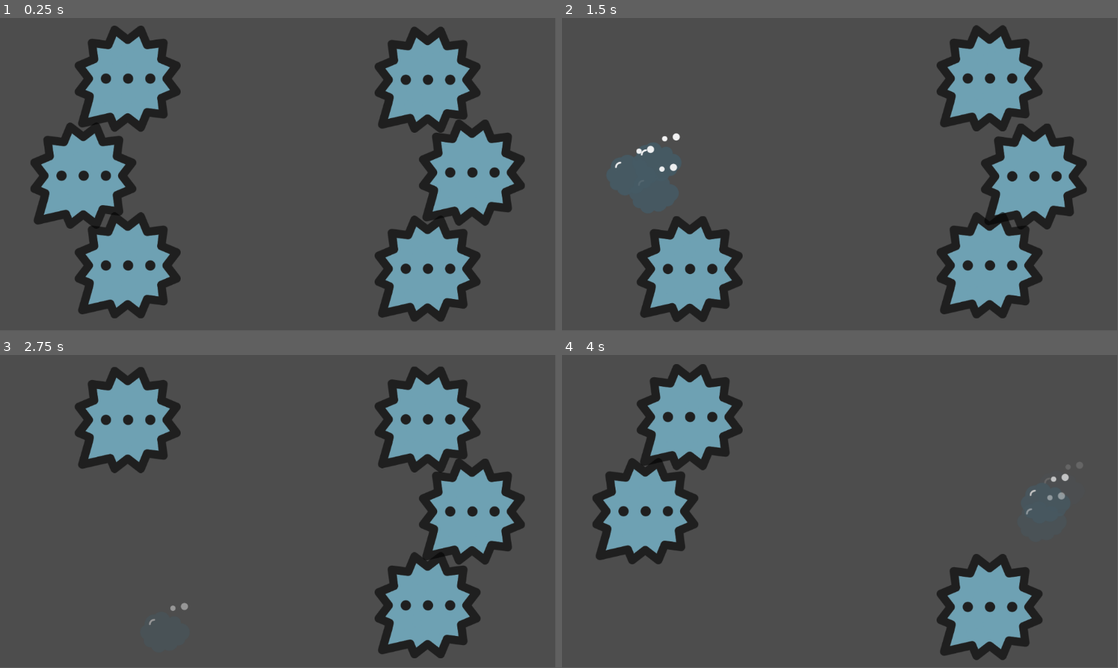
Above: before the commit, frames 1-4 (two rows, left to right).
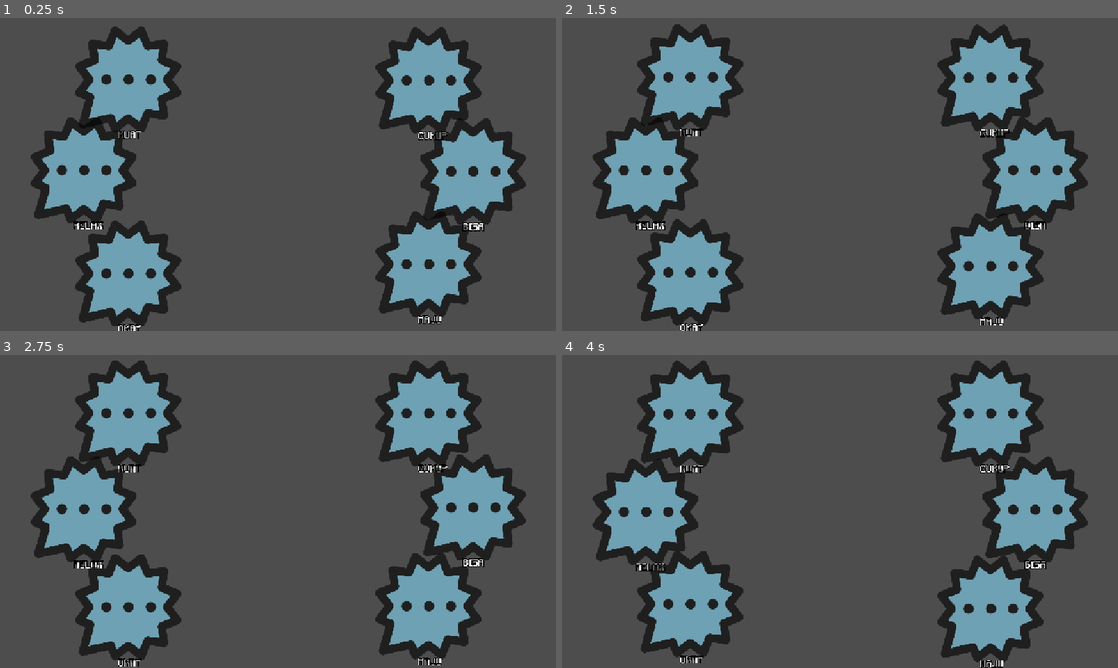
Above: after the commit, the same moments.

Repository: DickyDickuy/Bubble-Pop-minigame
Game: Godot game, scene res://main.tscn
Same seed, same stepped clock (60 frames per second), same inputs: the game is played once before the commit and once after it.
Inputs (mouse positions are in pixels of both pictures, inside the frame that each line leads up to):
- Up to frame 1 (0.25 s): no input
- Up to frame 2 (1.5 s): tap Enter at 0.5 s; move the mouse to (689, 77) at 0.52 s; click (689, 77) at 0.67 s; move the mouse to (645, 177) at 1.27 s; click (645, 177) at 1.42 s
- Up to frame 3 (2.75 s): move the mouse to (127, 608) at 2.02 s; click (127, 608) at 2.17 s
- Up to frame 4 (4 s): move the mouse to (990, 420) at 2.77 s; click (990, 420) at 2.92 s; move the mouse to (1034, 508) at 3.52 s; click (1034, 508) at 3.67 s
In our replay, the window is 799x449 before the commit and 800x450 after it. These sizes can differ from the game's own. Grey fills any space a smaller window leaves; there, only what the larger window draws over its background counts as a difference.

The runs differ from the first frame. In frame 1, 7.3% of the frame differs, in the area x 5-95%, y 2-100%; in frame 2, 14%; in frame 3, 15%; in frame 4, 16%, in the area x 5-95%, y 1-100%.

Commit message:
Percantik UI/UX dan tambah font

Diff:
--- a/bubble.gd
+++ b/bubble.gd
@@ -1,65 +1,76 @@
 extends Node2D
-@export var pop_sounds: Array[AudioStream]
+
+# (DITAMBAHKAN KEMBALI) Variabel untuk menampung sampel suara Anda.
+@export var typing_sounds: Array[AudioStream]
+
+# Variabel untuk menyimpan kalimat yang berhubungan dengan bubble ini.
+var positive_affirmation: String
 
 var initial_y_position: float
 var time: float = 0.0
-var float_speed: float = 1.5
-var float_amplitude: float = 5.0
+# (DIPERBAIKI) Nilai agar bubble mengambang dengan halus tapi tetap terlihat.
+var float_speed: float = 0.5
+var float_amplitude: float = 10.0
 
 func _ready():
 	initial_y_position = position.y
-	# Start at a random point in the sine wave to desynchronize bubbles
 	time = randf() * 10.0
 
+# (DIKEMBALIKAN) Fungsi agar bubble mengambang.
 func _process(delta):
 	time += delta
 	position.y = initial_y_position + sin(time * float_speed) * float_amplitude
 
+# Fungsi baru untuk mengatur teks pada bubble.
+func setup(positive: String):
+	positive_affirmation = positive
+	$TypingLabel.text = positive_affirmation
 
-func _on_area_2d_mouse_entered() -> void:
-	print("Mouse entered!")
+# (DIPERBAIKI) Fungsi untuk memberikan feedback saat mengetik.
+func play_typing_feedback():
+	if not $Sprite2D.visible:
+		return
+
+	# Mainkan animasi squish.
 	$AnimationPlayer.play("squish")
-
-			# Play the pop sound
-	if not pop_sounds.is_empty():
-		$AudioStreamPlayer2D.stream = pop_sounds.pick_random()
+	# Mainkan suara secara acak dari array.
+	if not typing_sounds.is_empty():
+		$AudioStreamPlayer2D.stream = typing_sounds.pick_random()
 		$AudioStreamPlayer2D.play()
 
-func _on_area_2d_input_event(viewport, event, shape_idx):
-	if event is InputEventMouseButton and event.button_index == MOUSE_BUTTON_LEFT and event.is_pressed():
+# Fungsi untuk meledakkan bubble.
+func pop():
+	# Sembunyikan semua elemen visual.
+	$Sprite2D.hide()
+	$TypingLabel.hide()
 
-		if not $Sprite2D.visible:
-			return
+	# Mainkan efek partikel.
+	var particles_instance = $GPUParticles2D.duplicate()
+	get_parent().add_child(particles_instance)
+	particles_instance.global_position = global_position
+	particles_instance.emitting = true
+	var particle_timer = Timer.new()
+	particle_timer.wait_time = particles_instance.lifetime
+	particle_timer.one_shot = true
+	particle_timer.timeout.connect(particles_instance.queue_free)
+	particles_instance.add_child(particle_timer)
+	particle_timer.start()
 
-		# Sembunyikan bubble dan matikan collision-nya.
-		$Sprite2D.hide()
-		$Area2D/CollisionShape2D.disabled = true
+	# Set timer untuk respawn.
+	var respawn_timer = get_tree().create_timer(2.0)
+	respawn_timer.timeout.connect(_reset_bubble)
 
-		# --- LOGIKA PARTIKEL BARU YANG STABIL ---
-		# Duplikasi node partikel asli, JANGAN pindahkan yang asli.
-		var particles_instance = $GPUParticles2D.duplicate()
+# Fungsi untuk memunculkan kembali bubble.
 
-		# Tambahkan duplikat ke scene utama.
-		get_parent().add_child(particles_instance)
-
-		# Atur posisi dan nyalakan partikelnya.
-		particles_instance.global_position = global_position
-		particles_instance.emitting = true
-
-		# Timer untuk menghapus HANYA duplikat partikelnya setelah selesai.
-		var particle_timer = Timer.new()
-		particle_timer.wait_time = particles_instance.lifetime
-		particle_timer.one_shot = true
-		particle_timer.timeout.connect(particles_instance.queue_free)
-		particles_instance.add_child(particle_timer)
-		particle_timer.start()
-
-		# --- LOGIKA RESPAWN (TETAP SAMA) ---
-		# Set timer untuk memunculkan kembali BUBBLE ini setelah 2 detik.
-		var respawn_timer = get_tree().create_timer(2.0)
-		respawn_timer.timeout.connect(_reset_bubble)
-
+# Fungsi untuk memunculkan kembali bubble.
 func _reset_bubble():
-	# Fungsi ini akan dipanggil untuk memunculkan kembali bubble.
+	# (FIX) Atur skala ke nol SEBELUM menampilkannya agar tidak berkedip.
+	$Sprite2D.scale = Vector2.ZERO
+	# Tampilkan kembali sprite dan label.
 	$Sprite2D.show()
-	$Area2D/CollisionShape2D.disabled = false
+	$TypingLabel.show()
+	# Aktifkan kembali collision.
+	# Kita tidak menggunakan Area2D lagi, jadi baris ini bisa dihapus atau dikomentari.
+	# $Area2D/CollisionShape2D.disabled = false
+	# (BARU) Mainkan animasi respawn.
+	$AnimationPlayer.play("respawn")
--- a/bubble.tscn
+++ b/bubble.tscn
@@ -6,9 +6,7 @@
 [ext_resource type="AudioStream" uid="uid://5ttmjh0160qc" path="res://asset/422811__pinto0lucas__bubble-low.wav" id="3_cd3a8"]
 [ext_resource type="AudioStream" uid="uid://s2lvq0gikmju" path="res://asset/422812__pinto0lucas__bubble-medium.wav" id="4_gr152"]
 [ext_resource type="AudioStream" uid="uid://cjwhla6dfunu" path="res://asset/422813__pinto0lucas__bubble-low.wav" id="5_7anfy"]
-
-[sub_resource type="CircleShape2D" id="CircleShape2D_05jx6"]
-radius = 83.0
+[ext_resource type="FontFile" uid="uid://do2e1fvtjl0so" path="res://asset/font/Minecraftia-Regular.ttf" id="7_c2d40"]
 
 [sub_resource type="Animation" id="Animation_y2db8"]
 length = 0.001
@@ -41,9 +39,26 @@
 "values": [Vector2(1, 1), Vector2(0.859375, 0.859375)]
 }
 
+[sub_resource type="Animation" id="Animation_c2d40"]
+resource_name = "respawn"
+length = 0.3
+tracks/0/type = "value"
+tracks/0/imported = false
+tracks/0/enabled = true
+tracks/0/path = NodePath("Sprite2D:scale")
+tracks/0/interp = 1
+tracks/0/loop_wrap = true
+tracks/0/keys = {
+"times": PackedFloat32Array(0, 0.3),
+"transitions": PackedFloat32Array(1, 1),
+"update": 0,
+"values": [Vector2(1e-05, 1e-05), Vector2(1, 1)]
+}
+
 [sub_resource type="AnimationLibrary" id="AnimationLibrary_05jx6"]
 _data = {
 &"RESET": SubResource("Animation_y2db8"),
+&"respawn": SubResource("Animation_c2d40"),
 &"squish": SubResource("Animation_4a276")
 }
 
@@ -68,17 +83,12 @@
 
 [node name="Bubble" type="Node2D"]
 script = ExtResource("1_y2db8")
-pop_sounds = Array[AudioStream]([ExtResource("3_cd3a8"), ExtResource("4_gr152"), ExtResource("5_7anfy")])
+typing_sounds = Array[AudioStream]([ExtResource("3_cd3a8"), ExtResource("4_gr152"), ExtResource("5_7anfy")])
 
 [node name="Sprite2D" type="Sprite2D" parent="."]
 modulate = Color(1, 1, 1, 0.592157)
 scale = Vector2(0.859375, 0.859375)
 texture = ExtResource("2_y2db8")
-
-[node name="Area2D" type="Area2D" parent="."]
-
-[node name="CollisionShape2D" type="CollisionShape2D" parent="Area2D"]
-shape = SubResource("CircleShape2D_05jx6")
 
 [node name="Node2D" type="Node2D" parent="."]
 
@@ -97,5 +107,14 @@
 
 [node name="AudioStreamPlayer2D" type="AudioStreamPlayer2D" parent="."]
 
-[connection signal="input_event" from="Area2D" to="." method="_on_area_2d_input_event"]
-[connection signal="mouse_entered" from="Area2D" to="." method="_on_area_2d_mouse_entered"]
+[node name="TypingLabel" type="Label" parent="."]
+offset_left = -20.0
+offset_top = 103.0
+offset_right = 20.0
+offset_bottom = 126.0
+theme_override_colors/font_outline_color = Color(0, 0, 0, 1)
+theme_override_constants/outline_size = 6
+theme_override_fonts/font = ExtResource("7_c2d40")
+theme_override_font_sizes/font_size = 16
+horizontal_alignment = 1
+vertical_alignment = 1
--- a/main.gd
+++ b/main.gd
@@ -2,55 +2,92 @@
 
 var BubbleScene = preload("res://bubble.tscn")
 
-# --- PENGATURAN LAYOUT BARU ---
-# Atur jarak dari tepi kiri/kanan layar (0.2 = 20% dari tepi).
+# Daftar kalimat positif.
+# Pastikan huruf awal tidak ada yang sama.
+var positive_words = ["BISA", "OKAY", "KUAT", "CUKUP", "MAJU", "RELAX"]
+
+var active_bubbles = []
+var target_bubble = null
+var current_typed_string = ""
+
+# --- PENGATURAN LAYOUT ---
 @export var horizontal_margin_percent = 0.2
-# Atur jarak dari tepi atas/bawah layar (0.2 = 20% dari tepi).
 @export var vertical_margin_percent = 0.2
-# Atur seberapa jauh bubble TENGAH menjorok KELUAR.
 @export var middle_bubble_offset = 0.05
-# (BARU) Atur seberapa jauh bubble ATAS/BAWAH masuk KE DALAM.
 @export var outer_bubble_offset = 0.03
 
 func _ready():
 	spawn_bubbles()
 
 func spawn_bubbles():
+	positive_words.shuffle()
 	var screen_size = get_viewport_rect().size
 
-	# Hitung posisi Y untuk atas, tengah, dan bawah.
 	var top_y = screen_size.y * vertical_margin_percent
 	var bottom_y = screen_size.y * (1.0 - vertical_margin_percent)
 	var usable_height = bottom_y - top_y
 	var y_positions = [top_y, top_y + usable_height / 2, bottom_y]
 
-	# Hitung posisi X dasar untuk kolom kiri dan kanan.
 	var base_left_x = screen_size.x * horizontal_margin_percent
 	var base_right_x = screen_size.x * (1.0 - horizontal_margin_percent)
 
-	# Buat 3 bubble di sisi kiri dengan layout baru.
+	# Buat 3 bubble di kiri dengan layout zig-zag.
 	for i in range(3):
 		var x_pos = base_left_x
-		# Jika ini bubble tengah (i=1), geser ke kiri (keluar).
 		if i == 1:
 			x_pos -= screen_size.x * middle_bubble_offset
-		# Jika ini bubble atas atau bawah, geser ke kanan (ke dalam).
 		else:
 			x_pos += screen_size.x * outer_bubble_offset
-		create_bubble(Vector2(x_pos, y_positions[i]))
+		create_bubble(Vector2(x_pos, y_positions[i]), positive_words[i])
 
-	# Buat 3 bubble di sisi kanan dengan layout baru.
+	# Buat 3 bubble di kanan dengan layout zig-zag.
 	for i in range(3):
 		var x_pos = base_right_x
-		# Jika ini bubble tengah (i=1), geser ke kanan (keluar).
 		if i == 1:
 			x_pos += screen_size.x * middle_bubble_offset
-		# Jika ini bubble atas atau bawah, geser ke kiri (ke dalam).
 		else:
 			x_pos -= screen_size.x * outer_bubble_offset
-		create_bubble(Vector2(x_pos, y_positions[i]))
+		create_bubble(Vector2(x_pos, y_positions[i]), positive_words[i + 3])
 
-func create_bubble(pos):
+func create_bubble(pos, word):
 	var new_bubble = BubbleScene.instantiate()
 	new_bubble.position = pos
+	new_bubble.setup(word)
 	add_child(new_bubble)
+	active_bubbles.append(new_bubble)
+
+# ... (kode di bagian atas tetap sama) ...
+
+func _input(event):
+	if event is InputEventKey and event.is_pressed() and not event.is_echo():
+		var key_typed = OS.get_keycode_string(event.keycode).to_upper()
+
+		if target_bubble == null:
+			for bubble in active_bubbles:
+				if bubble.positive_affirmation.begins_with(key_typed):
+					target_bubble = bubble
+					current_typed_string = key_typed
+					# (BARU) Tampilkan huruf pertama yang diketik
+					$PlayerInputLabel.text = current_typed_string
+					target_bubble.play_typing_feedback()
+					return
+		else:
+			var potential_string = current_typed_string + key_typed
+
+			if target_bubble.positive_affirmation.begins_with(potential_string):
+				current_typed_string = potential_string
+				# (BARU) Perbarui tampilan teks input
+				$PlayerInputLabel.text = current_typed_string
+				target_bubble.play_typing_feedback()
+
+				if current_typed_string == target_bubble.positive_affirmation:
+					target_bubble.pop()
+					reset_typing()
+			else:
+				reset_typing()
+
+func reset_typing():
+	target_bubble = null
+	current_typed_string = ""
+	# (BARU) Kosongkan label input saat reset
+	$PlayerInputLabel.text = ""
--- a/main.tscn
+++ b/main.tscn
@@ -1,9 +1,23 @@
-[gd_scene load_steps=2 format=3 uid="uid://cntv4fpibiwsk"]
+[gd_scene load_steps=3 format=3 uid="uid://cntv4fpibiwsk"]
 
 [ext_resource type="Script" uid="uid://w4fw002nh62c" path="res://main.gd" id="1_ig7tw"]
+[ext_resource type="FontFile" uid="uid://do2e1fvtjl0so" path="res://asset/font/Minecraftia-Regular.ttf" id="2_0xm2m"]
 
 [node name="main" type="Node2D"]
 script = ExtResource("1_ig7tw")
 
 [node name="SpawnTimer" type="Timer" parent="."]
 autostart = true
+
+[node name="PlayerInputLabel" type="Label" parent="."]
+offset_left = 508.0
+offset_top = 301.0
+offset_right = 697.0
+offset_bottom = 389.0
+theme_override_colors/font_color = Color(0.875994, 0.636443, 7.70092e-07, 1)
+theme_override_colors/font_outline_color = Color(0, 0, 0, 1)
+theme_override_constants/outline_size = 6
+theme_override_fonts/font = ExtResource("2_0xm2m")
+theme_override_font_sizes/font_size = 64
+horizontal_alignment = 1
+vertical_alignment = 1
--- a/project.godot
+++ b/project.godot
@@ -14,3 +14,11 @@
 run/main_scene="uid://cntv4fpibiwsk"
 config/features=PackedStringArray("4.4", "Forward Plus")
 config/icon="res://icon.svg"
+
+[display]
+
+window/stretch/mode="canvas_items"
+
+[rendering]
+
+textures/canvas_textures/default_texture_filter=0
Binary file added: asset/font/Minecraftia-Regular.ttf
Not shown, added: asset/font/Minecraftia-Regular.ttf.import
Not shown, added: asset/font/readme.txt
Binary file added: asset/font/sample.png
Not shown, added: asset/font/sample.png.import
Not shown: 1 places in bubble.tscn that only renumber resources
